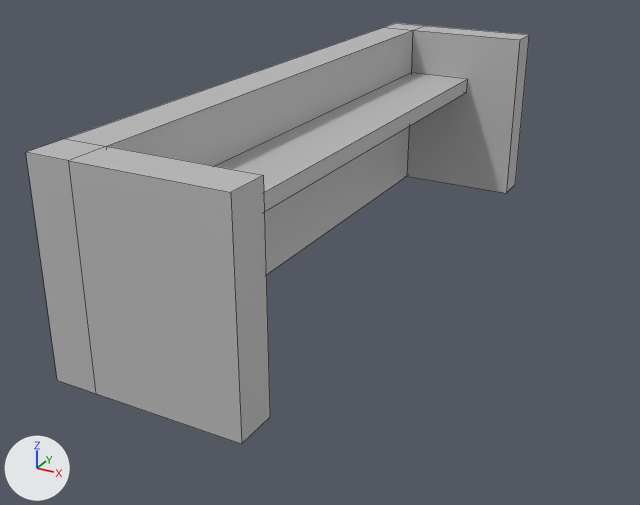
Before and after pictures for a commit that changed the FBX model Art/NewObjects/Environment/ReceptionDesk.fbx.
Before and after are seen from a 50 mm lens placed at (3.41, -5.36, 2.7), pointed at (0.67, -0.39, 0.22). The axes (+X, +Y, +Z) are drawn at lower left. The lights are the same throughout. Mesh edges are drawn as thin lines. Where no turn or scale is listed for an object, it has been applied to the vertices.
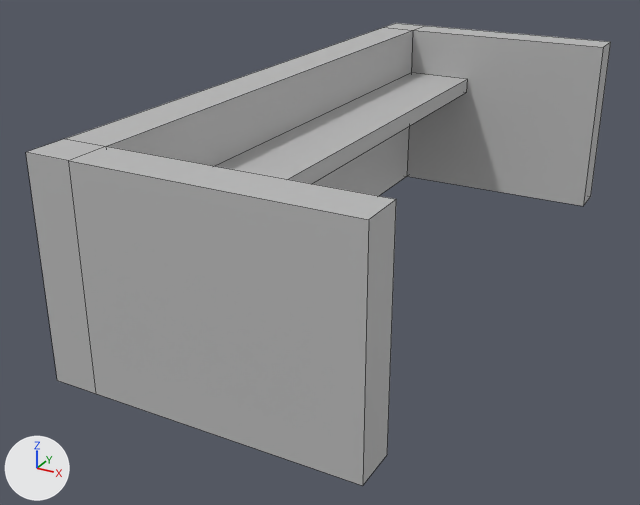
Changed parts and their boxes [x1, y1, x2, y2] in the pictures (640 x 505 px; the box of a moved part takes in the faces that stretch with it):
'pCube3', reshaped (16% wider, 10% taller)
    before: [26, 23, 529, 444]
    after: [26, 23, 611, 486]
part 1 of me_mesh, moved or reshaped
    before: [69, 146, 270, 444]
    after: [69, 146, 396, 486]
part 2 of me_mesh, moved or reshaped
    before: [407, 26, 529, 193]
    after: [407, 26, 611, 206]

What changed in the scene script:
```text
Change me_mesh:
    where me_mesh.from_pydata(...)  # 32 vertices, 28 faces; spans x 0.0..1.25, y -2.27..2.27, z -0.05..1.3
    used by ob_pcube3; location = (0.0, 0.0, 0.05)
    before: 24 (1.25, -2.0, -0.05) at pixel (270, 416), 25 (1.25, -2.0, 1.3) at pixel (263, 175), 26 (1.25, -2.27, 1.3) at pixel (230, 192), 27 (1.25, -2.27, -0.05) at pixel (241, 443)
    before: 28 (1.25, 2.0, 1.3) at pixel (519, 39), 29 (1.25, 2.0, -0.05) at pixel (506, 193), 30 (1.25, 2.27, -0.05) at pixel (515, 184), 31 (1.25, 2.27, 1.3) at pixel (529, 34)
    me_mesh part 1
    add for i in [*range(24, 28)]: me_mesh.vertices[i].co += Vector((0.68, 0.0, 0.0))
    me_mesh part 2
    add for i in [*range(28, 32)]: me_mesh.vertices[i].co += Vector((0.68, 0.0, 0.0))
```
